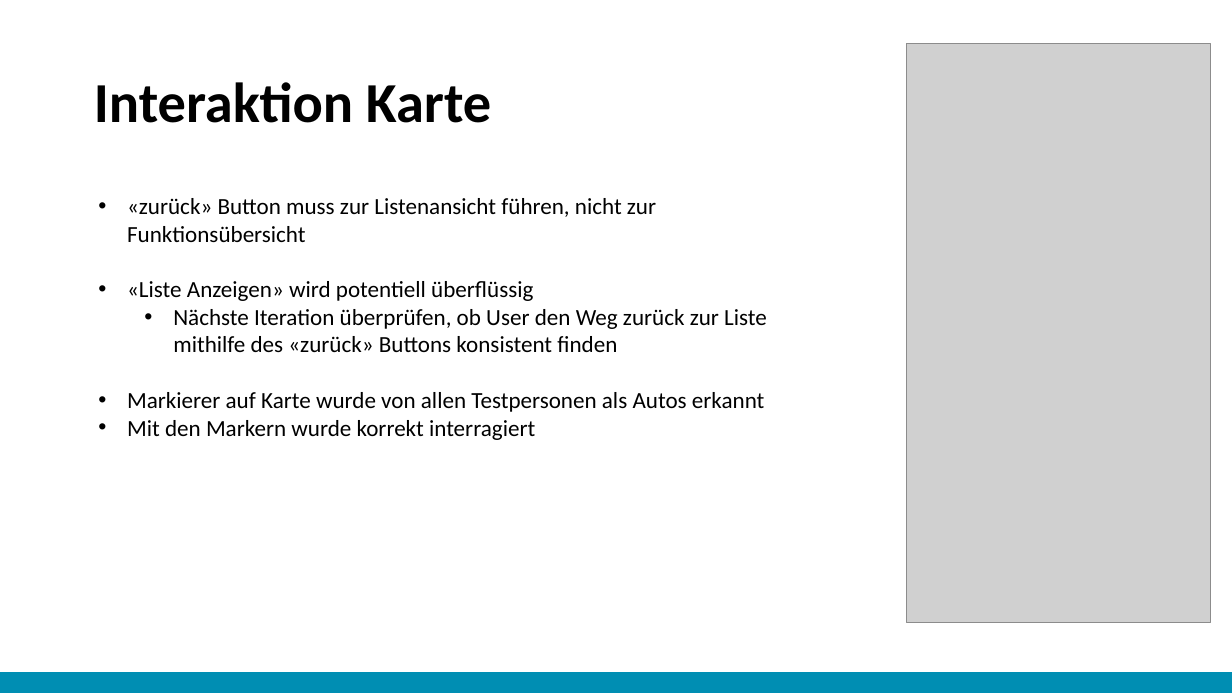
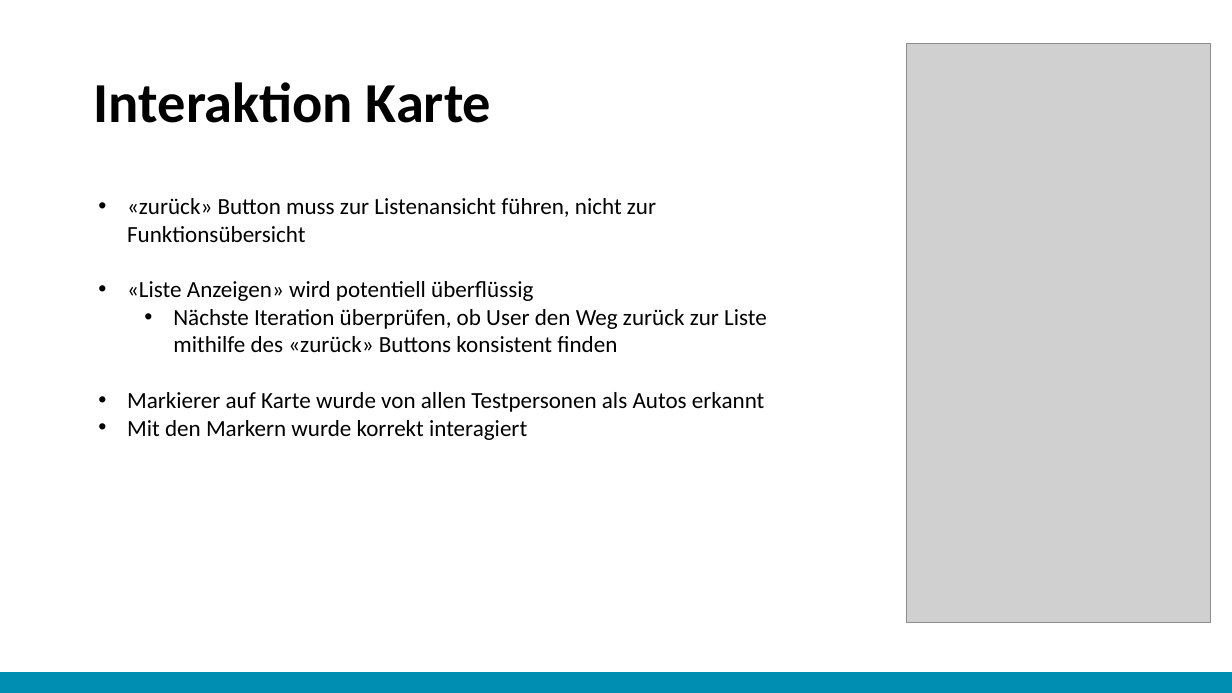
Before and after one commit to christopherchristensen/summaries, a slide deck: slide 7 of usab/Abschlusspräsentation.pptx (slide 8 before the commit). Drawn at 1232x693 pixels with LibreOffice and Linux fonts; fonts in the diff are those of the drawing; grey boxes stand for pictures. Boxes give left, top, right and bottom in pixels: in the first picture for what was removed or moved away, otherwise in the second. Text is boxed around its words. In the diff, an @@ line names an element or a change of style, - is before the commit and + after.

```diff
--- a/usab/Abschlusspräsentation.pptx
+++ b/usab/Abschlusspräsentation.pptx
@@ text at <box>127,420,527,440</box>: text changed @@
-• Mit den Markern wurde korrekt interragiert
+• Mit den Markern wurde korrekt interagiert
```
Also in this commit, not shown: 2 other slides changed, 8 slides added, 6 slides removed, 1 other file.
